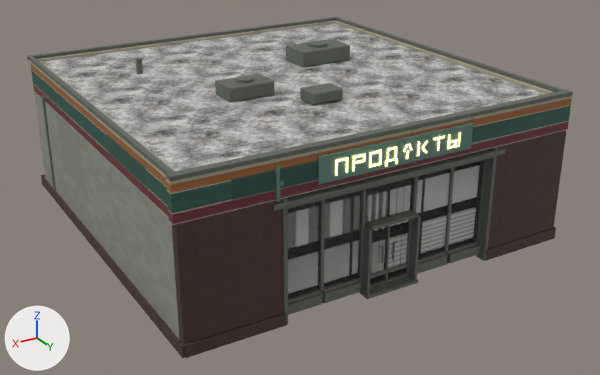
The FBX model Assets/Supermarket/Models/SupermarketExterior3D.fbx: old version first, new version second.
The view is the same before and after, from a 50 mm camera at (15.44, 27.27, 14.42) aimed at (-0.27, 1.09, 1.34). The axes (+X, +Y, +Z) are drawn at lower left. The lights are the same throughout. The picture after the commit comes second. Where no turn or scale is listed for an object, it has been applied to the vertices.

Objects in the first picture: 'Authored ПРОДУКТЫ Lettering', 'Dark Brick Plinth', 'Double Door And Transom Glass', 'Flat Membrane Roof', 'Front Brick Wings', 'Front Fascia', 'Main Shop Sign Field', 'Parapet Metal Cap', 'Right Fascia', 'Right Rendered Wall', 'Rooftop Refrigeration Cases', 'Storefront Glass Bays', 'Storefront Recess And Door Reveals' and 14 more.
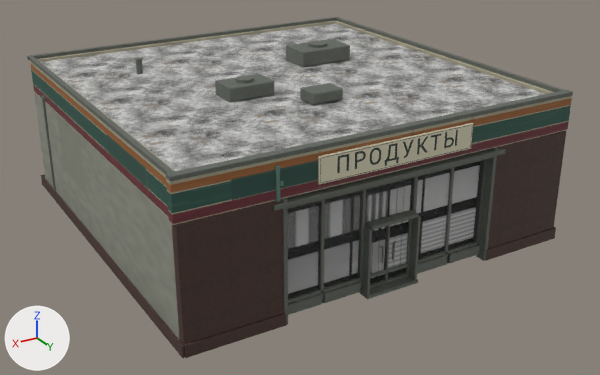
What differs and where, as boxes (x1, y1, x2, y2) in the pictures (600 x 375 px):
'Main Shop Sign Field', recoloured (green to grey)
    both: (318, 123, 473, 184)
'Authored ПРОДУКТЫ Lettering', deleted
    before: (335, 132, 461, 176)

Diff of the bpy script that builds the scene:
```diff
--- a/Assets/Supermarket/Models/SupermarketExterior3D.fbx.py
+++ b/Assets/Supermarket/Models/SupermarketExterior3D.fbx.py
@@ img_supermarketsign_png @@
+img_supermarketsign_png = load_image('SupermarketSign.png', '../../Resources/Supermarket/ExteriorTextures/SupermarketSign.png', 1024, 128, 'sRGB')
@@ mat_preview_supermarket_exteriorprintedsign @@
+mat_preview_supermarket_exteriorprintedsign = principled_material('PREVIEW_Supermarket_ExteriorPrintedSign')
+mat_preview_supermarket_exteriorprintedsign.texture = img_supermarketsign_png
+mat_preview_supermarket_exteriorprintedsign.roughness = 0.72
@@ me_main_shop_sign_field_mesh @@
 me_main_shop_sign_field_mesh.from_pydata(...)  # 16 vertices, 14 faces; spans x -3.03..3.03, y 7.62..7.7, z 4.58..5.48
-me_main_shop_sign_field_mesh.materials.append(mat_preview_supermarket_exteriorsignhousing)  # green #5d8176
+me_main_shop_sign_field_mesh.materials.append(mat_preview_supermarket_exteriorprintedsign)  # picture img_supermarketsign_png
@@ ob_authored_продукты_lettering @@
-ob_authored_продукты_lettering = bpy.data.objects.new('Authored ПРОДУКТЫ Lettering', me_authored_продукты_lettering_mesh)
-ob_authored_продукты_lettering.location = (0.0, 0.0, 0.0)
```
